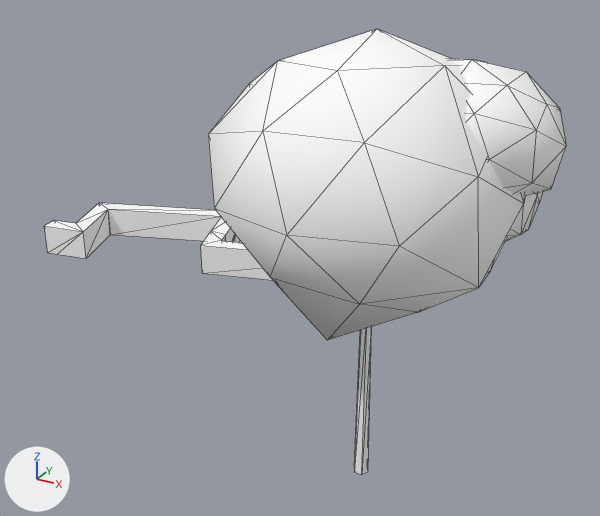
What one commit did to the glTF model cities/arlov-borggatan/pack/tiles/c-13_-5.glb.
The view is the same before and after, from a 50 mm camera at (-714.0, -277.8, 16.0) aimed at (-727.5, -253.4, 3.8). The axes (+X, +Y, +Z) are drawn at lower left. The lights are the same throughout. The picture after the commit comes second. Mesh edges are drawn as thin lines. Where no turn or scale is listed for an object, it has been applied to the vertices.

In view in the first picture: 'SM_Trees_-13_-5', 'SM_Wall_Hedge_-13_-5'.
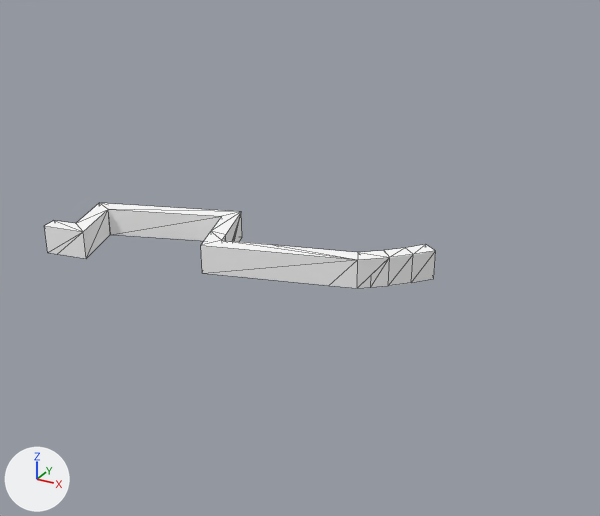
The change, as a list of edits to the scene's bpy script:
```text
Remove ob_sm_trees__13__5:
    ob_sm_trees__13__5 = bpy.data.objects.new('SM_Trees_-13_-5', me_sm_trees__13__5)
    ob_sm_trees__13__5.location = (-721.9, -258.95, 6.45)
```

Changed parts and their boxes (x1, y1, x2, y2) in the pictures (600 x 516 px):
'SM_Trees_-13_-5', deleted: before (208, 29, 566, 474)
    faces in mat_m_leaf (white #ffffff): (208, 29, 566, 340)
    faces in mat_m_bark_wood (white #ffffff): (354, 327, 372, 474)
